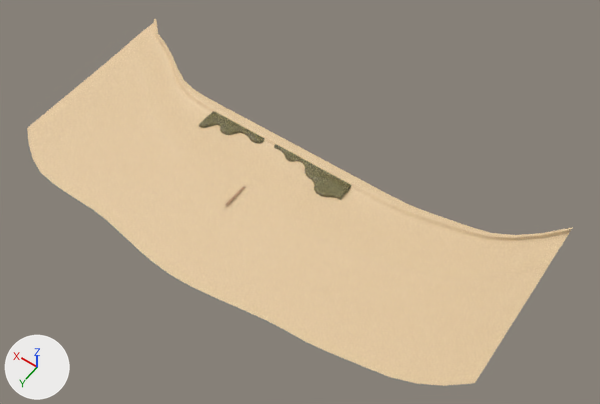
The Blender file sourceModels/Beach.blend: old version first, new version second.
Both versions are drawn from a 50 mm lens placed at (-279.0, 313.0, 515.0), pointed at (-42.0, -19.0, -6.0). Every picture has the same lights, and +X, +Y and +Z are marked at lower left.

The first picture shows 'Beach', 'Shrubs'.
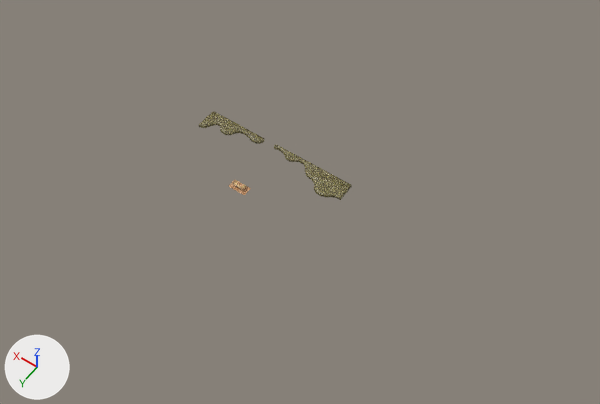
Pixel boxes (x1, y1, x2, y2) of what changed, in the pictures (600 x 404 px):
'Beach', hidden (beige): before (27, 19, 573, 386)
'Bar', shown: after (229, 180, 251, 195)
'Dock', hidden: before (225, 186, 245, 206)

The edits, one by one:
Object 'Beach' (ob_beach) is now hidden.
Object 'Bar' (ob_bar) is now shown.
Object 'Dock' (ob_dock) is now hidden.
